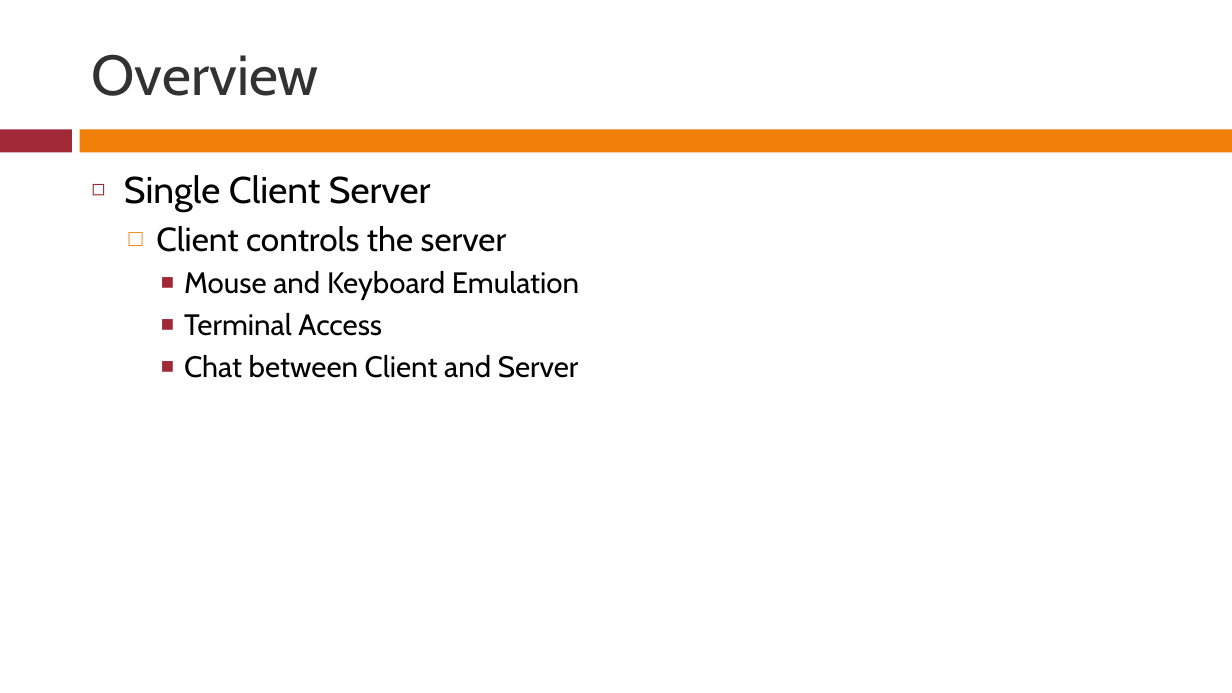
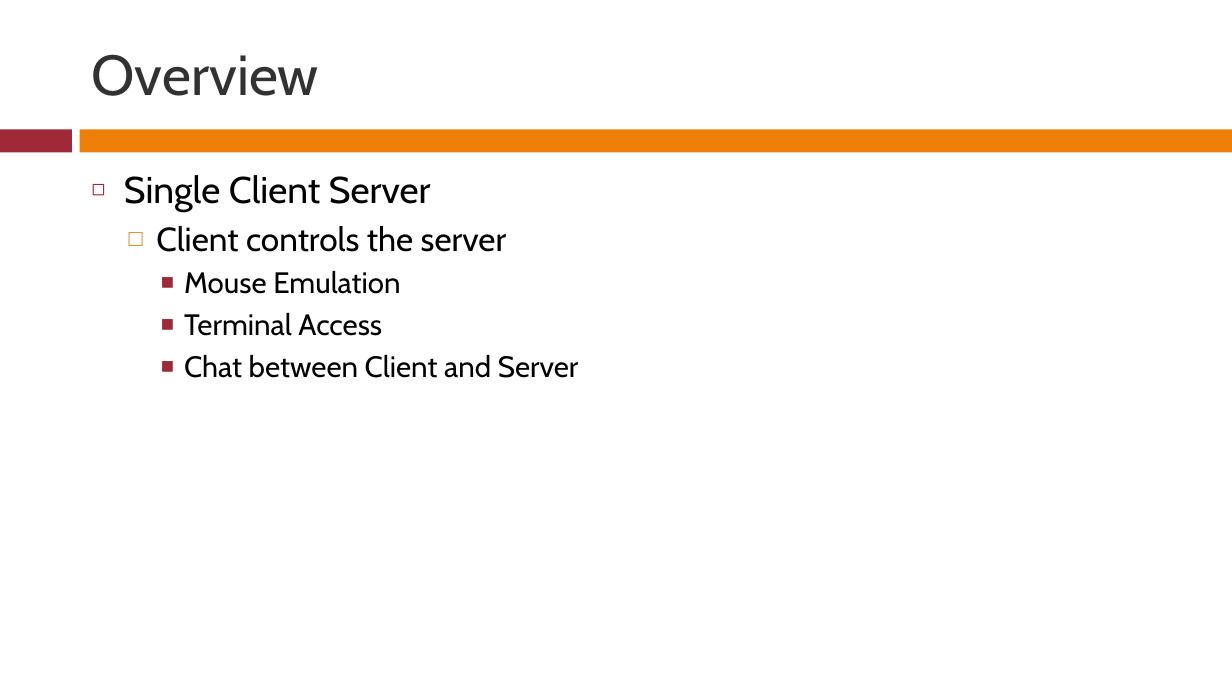
Before and after one commit to rferrance/DataBridge, a slide deck: slide 2 of DataBridgePresentation.pptx. Drawn at 1232x693 pixels with LibreOffice and Linux fonts; fonts in the diff are those of the drawing. Boxes give left, top, right and bottom in pixels: in the first picture for what was removed or moved away, otherwise in the second. Text is boxed around its words. In the diff, an @@ line names an element or a change of style, - is before the commit and + after.

```diff
--- a/DataBridgePresentation.pptx
+++ b/DataBridgePresentation.pptx
@@ text at <box>184,271,400,294</box>: text changed @@
-    ■ Mouse and Keyboard Emulation
+    ■ Mouse Emulation
```
Also in this commit, not shown: 4 other slides changed.
